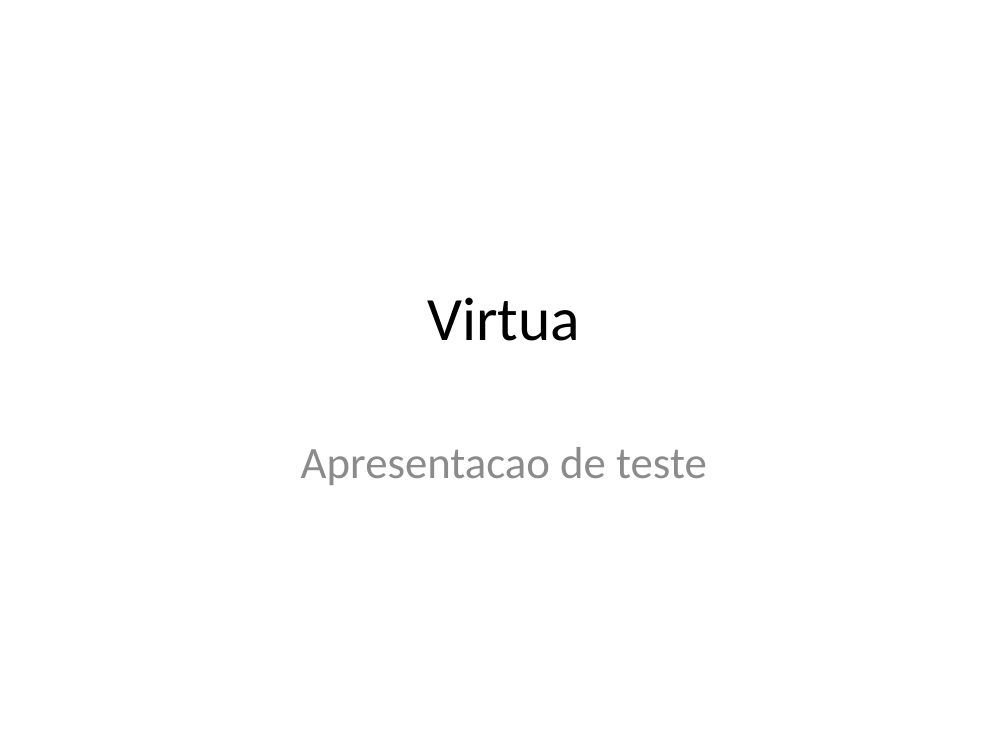
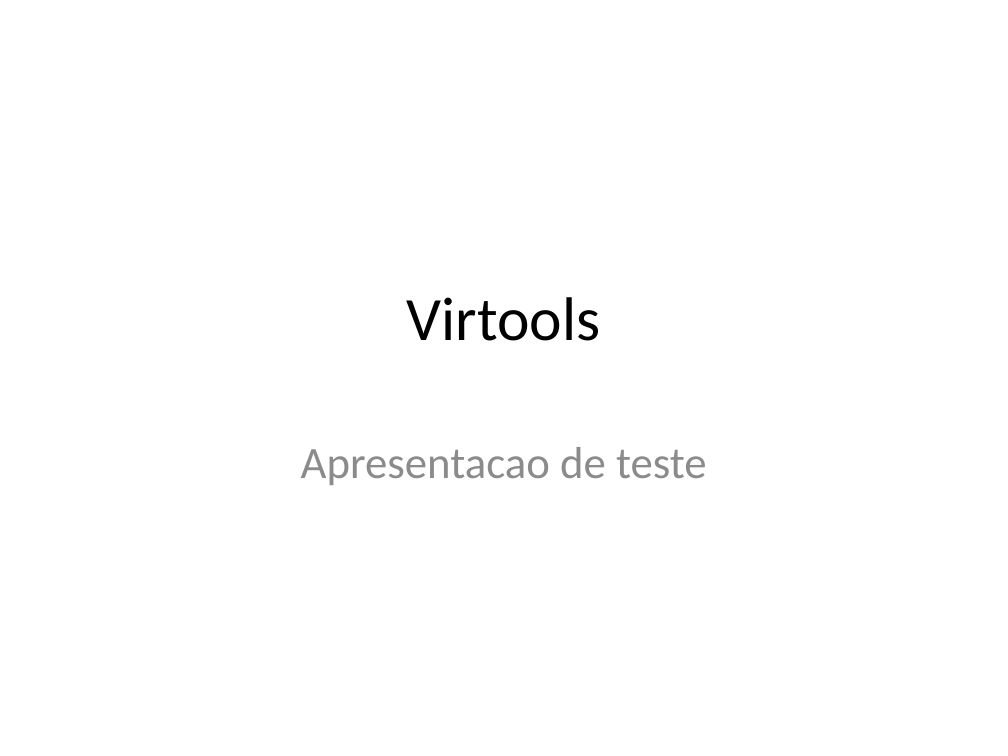
Before and after one commit to dfsilva/bigbluebutton, a slide deck: slide 1 of bbb-api-demo/src/main/webapp/BigBlueButton.pptx. Drawn at 1008x756 pixels with LibreOffice and Linux fonts; fonts in the diff are those of the drawing. Boxes give left, top, right and bottom in pixels: in the first picture for what was removed or moved away, otherwise in the second. Text is boxed around its words. In the diff, an @@ line names an element or a change of style, - is before the commit and + after.

```diff
--- a/bbb-api-demo/src/main/webapp/BigBlueButton.pptx
+++ b/bbb-api-demo/src/main/webapp/BigBlueButton.pptx
@@ text at box(407, 297, 601, 341): text changed @@
-Virtua
+Virtools
```
Also in this commit, not shown: 10 other files.
